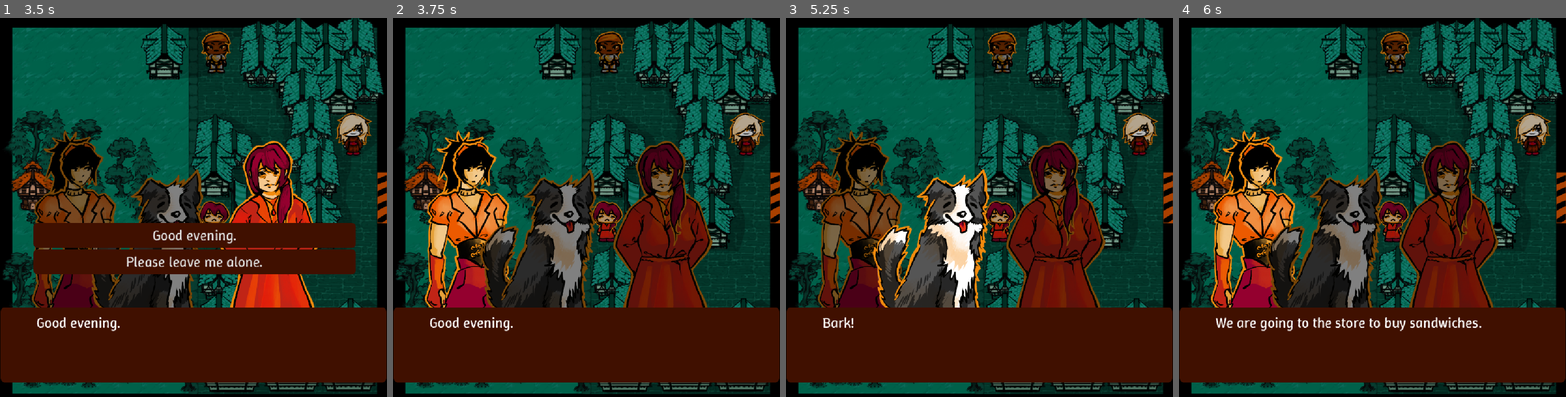
Above: before the commit, frames 1-4 (left to right).
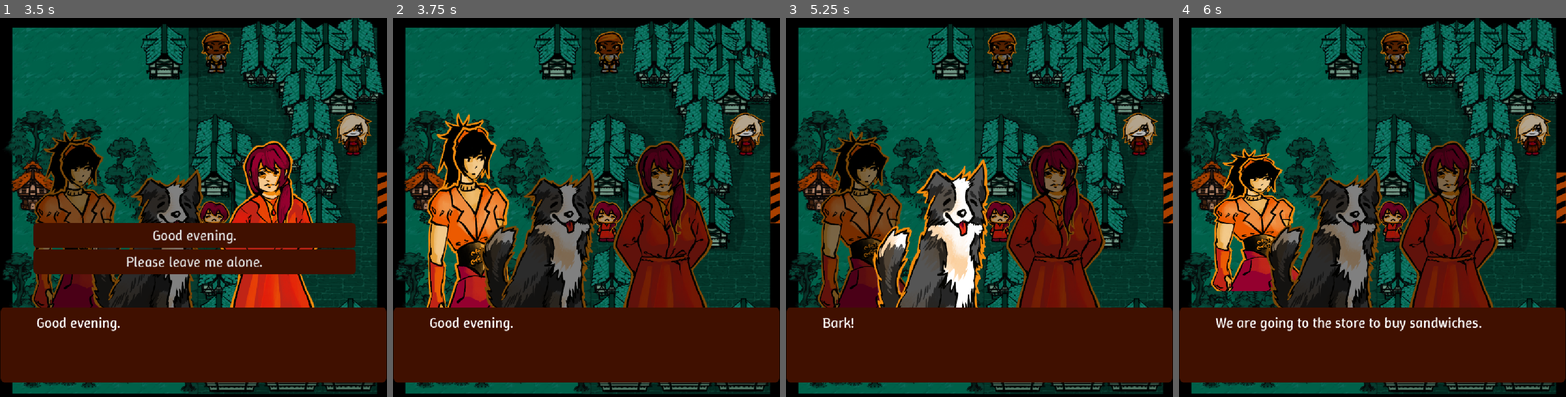
Above: after the commit, the same moments.

Repository: cannonheart/wgj2026
Game: Godot game, scene res://main.tscn
Same seed, same stepped clock (60 frames per second), same inputs: the game is played once before the commit and once after it.
Inputs (mouse positions are in pixels of both pictures, inside the frame that each line leads up to):
- Up to frame 1 (3.5 s): tap Enter at 0.5 s; move the mouse to (278, 192) at 0.52 s; hold D (Right) 0.53-1.25 s; hold Shift 0.53-1.25 s; click (278, 192) at 0.67 s; drag from (116, 230) to (212, 218) at 1.27 s; tap Space at 2 s; move the mouse to (232, 127) at 2.02 s; hold D (Right) 2.03-2.75 s; tap Ctrl at 2.1 s; drag from (174, 287) to (352, 131) at 2.77 s
- Up to frame 2 (3.75 s): click "Good evening." at 3.5 s
- Up to frame 3 (5.25 s): tap Enter at 4.25 s; move the mouse to (1095, 268) at 4.27 s; hold A (Left) 4.28-5 s; tap Alt at 4.35 s; tap Space at 5 s; drag from (863, 154) to (1002, 52) at 5.02 s
- Up to frame 4 (6 s): tap Enter at 5.75 s; move the mouse to (1391, 211) at 5.77 s; hold S (Down) from 5.78 s (still down); hold Shift from 5.78 s (still down); click (1391, 211) at 5.92 s

Frame 1 is identical in both runs. In frame 2, 4.1% of the frame differs, in the area x 8-31%, y 24-77%; in frame 3, 4.1%; in frame 4, 4.3%, in the area x 8-32%, y 29-77%.

Commit message:
fixade credits

Diff:
--- a/lib/book/story.gd
+++ b/lib/book/story.gd
@@ -44,14 +44,27 @@
 		#inst.content = cont.line
 
 		textbox.text = cont.line
+
 		for key in sprites:
 			var sprite = sprites[key].Sprite
 			sprite.modulate = Color.WEB_GRAY
 
-		sprites[cont.position].Sprite.modulate = Color.WHITE
-		SfxPlayer.PlayVoice(sprites[cont.position].voiceID)
-		#var texture = sprite_lut.sprites.get(cont.sprite)
-		#inst.texture = texture
+		var current = sprites[cont.position]
+		current.Sprite.modulate = Color.WHITE
+		SfxPlayer.PlayVoice(current.voiceID)
+
+		if last_speaker != cont.position:
+			print("bazinga")
+			var tw = create_tween()
+			tw.tween_callback(func():
+				current.Sprite.scale.y = 0.8)
+			tw.tween_interval(0.1)
+			tw.tween_callback(func():
+				current.Sprite.scale.y = 1.2)
+			tw.tween_interval(0.1)
+			tw.tween_callback(func():
+				current.Sprite.scale.y = 1.0)
+		last_speaker = cont.position
 
 	if cont is Array:
 		choosing = true
--- a/lib/dialogue_system/scene_base.tscn
+++ b/lib/dialogue_system/scene_base.tscn
@@ -3,7 +3,7 @@
 [ext_resource type="Script" uid="uid://bl5c6dajmp7ym" path="res://lib/book/story.gd" id="1_pay17"]
 [ext_resource type="SpriteFrames" uid="uid://b470rol3rr334" path="res://Assets/Selma assets/CutsceneCharacters/character_sprites.tres" id="2_btoka"]
 [ext_resource type="FontFile" uid="uid://bxmu8nghyansd" path="res://ui/Winky_Rough/static/WinkyRough-Regular.ttf" id="3_0f7fs"]
-[ext_resource type="FontFile" uid="uid://dhbot2mwncc4l" path="res://ui/Winky_Rough/static/WinkyRough-MediumItalic.ttf" id="4_lfe2r"]
+[ext_resource type="FontFile" uid="uid://cjmdyr32d0xi8" path="res://ui/Winky_Rough/WinkyRough-Italic-VariableFont_wght.ttf" id="4_0f7fs"]
 [ext_resource type="StyleBox" uid="uid://yqmmg5uo04op" path="res://ui/box_text.tres" id="5_0f7fs"]
 
 [node name="SceneBase" type="Node2D" unique_id=567854963]
@@ -67,7 +67,7 @@
 offset_right = 538.0
 offset_bottom = 478.0
 theme_override_fonts/normal_font = ExtResource("3_0f7fs")
-theme_override_fonts/bold_italics_font = ExtResource("4_lfe2r")
+theme_override_fonts/bold_italics_font = ExtResource("4_0f7fs")
 theme_override_font_sizes/normal_font_size = 40
 theme_override_font_sizes/italics_font_size = 40
 theme_override_styles/normal = ExtResource("5_0f7fs")
--- a/main.tscn
+++ b/main.tscn
@@ -254,7 +254,7 @@
 [node name="store" type="Area2D" parent="Overworld/world/act3" unique_id=789241694 node_paths=PackedStringArray("to_remove", "forgot_bread", "act3_node") groups=["SceneTransitions"]]
 position = Vector2(435, -107)
 script = ExtResource("29_ok6jj")
-to_remove = [NodePath("../mother-woman"), NodePath("../warlock"), NodePath("../smith")]
+to_remove = [NodePath("../mother-woman"), NodePath("../warlock"), NodePath("../smith"), NodePath("../roof")]
 forgot_bread = NodePath("../../act3-2/forgot-bread")
 act3_node = NodePath("../../act3-2")
 scene = ExtResource("28_seu75")
--- a/ui/credits.tscn
+++ b/ui/credits.tscn
@@ -22,10 +22,10 @@
 [node name="RichTextLabel" type="RichTextLabel" parent="." unique_id=1661943253]
 z_index = 10
 custom_minimum_size = Vector2(700, 120)
-offset_left = -290.0
-offset_top = -449.0
-offset_right = 786.0
-offset_bottom = -142.0
+offset_left = -297.0
+offset_top = -1501.0
+offset_right = 779.0
+offset_bottom = -1194.0
 theme_override_font_sizes/normal_font_size = 40
 theme_override_font_sizes/italics_font_size = 40
 theme_override_styles/normal = SubResource("StyleBoxFlat_ynqjs")
@@ -41,7 +41,10 @@
 stream = ExtResource("1_jc5a1")
 autoplay = true
 
-[node name="Label" type="Label" parent="." unique_id=979982529]
+[node name="Node2D" type="Node2D" parent="." unique_id=1008489355]
+position = Vector2(-540, -540)
+
+[node name="Label" type="Label" parent="Node2D" unique_id=979982529]
 offset_left = 369.0
 offset_top = 454.0
 offset_right = 696.0
@@ -53,7 +56,7 @@
 text = "created by"
 horizontal_alignment = 1
 
-[node name="Label3" type="Label" parent="." unique_id=1164440323]
+[node name="Label3" type="Label" parent="Node2D" unique_id=1164440323]
 offset_left = 565.00006
 offset_top = 634.99994
 offset_right = 892.00006
@@ -66,7 +69,7 @@
 text = "Selma Sundvall"
 horizontal_alignment = 1
 
-[node name="Label5" type="Label" parent="." unique_id=645250091]
+[node name="Label5" type="Label" parent="Node2D" unique_id=645250091]
 offset_left = 557.00006
 offset_top = 751.99994
 offset_right = 960.00006
@@ -79,7 +82,7 @@
 text = "Savannah Karlsson"
 horizontal_alignment = 1
 
-[node name="Label4" type="Label" parent="." unique_id=778116857]
+[node name="Label4" type="Label" parent="Node2D" unique_id=778116857]
 offset_left = 165.62506
 offset_top = 605.0
 offset_right = 492.62506
@@ -89,10 +92,10 @@
 theme_override_colors/font_outline_color = Color(0.52156866, 0.12941177, 0, 1)
 theme_override_fonts/font = ExtResource("2_orljq")
 theme_override_font_sizes/font_size = 50
-text = "Rebecka Korn"
+text = "Rebecka Kron"
 horizontal_alignment = 1
 
-[node name="Label6" type="Label" parent="." unique_id=717463494]
+[node name="Label6" type="Label" parent="Node2D" unique_id=717463494]
 offset_left = 160.625
 offset_top = 732.0
 offset_right = 509.625
@@ -105,7 +108,7 @@
 text = "Ivy Cannonheart"
 horizontal_alignment = 1
 
-[node name="Label2" type="Label" parent="." unique_id=833085042]
+[node name="Label2" type="Label" parent="Node2D" unique_id=833085042]
 offset_left = 215.0
 offset_top = 293.0
 offset_right = 876.0
